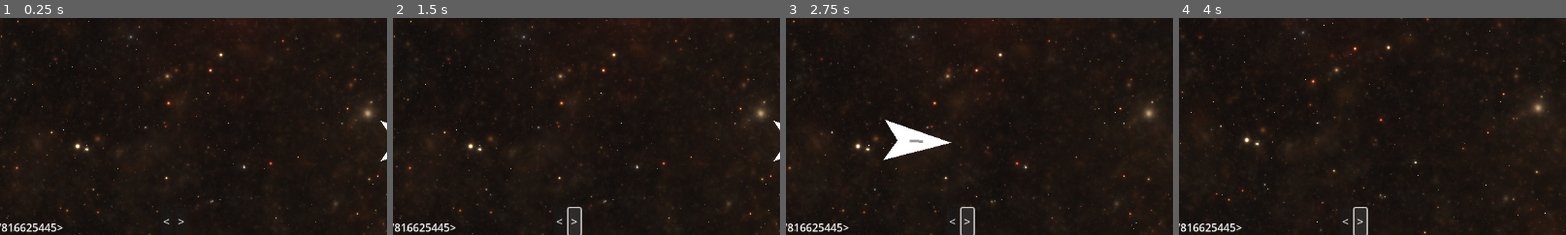
Above: before the commit, frames 1-4 (left to right).
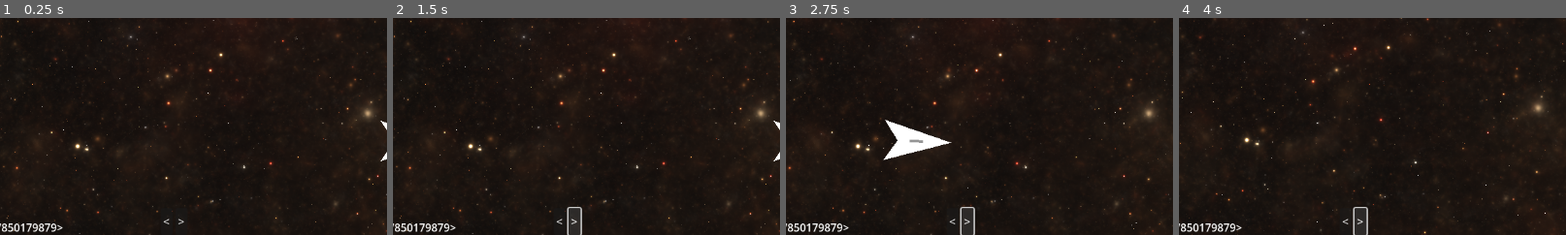
Above: after the commit, the same moments.

Repository: FKD13/Void-Protocol
Game: Godot game, scene res://root.tscn
Two runs of this game, one before a commit and one after it. Both use one fixed random seed, a clock stepped at 60 frames per second and the inputs below.
Inputs:
- Up to frame 1 (0.25 s): no input
- Up to frame 2 (1.5 s): click "<" at 0.5 s; click ">" at 1.25 s
- Up to frame 3 (2.75 s): tap Enter at 2 s; hold Right (ui_right) from 2.03 s (still down); hold K from 2.03 s (still down); tap Space at 2.27 s
- Up to frame 4 (4 s): release Right (ui_right) at 2.78 s; release K at 2.78 s; hold Down (ui_down) 2.78-3.53 s; tap J at 2.85 s; tap Space at 3.02 s; hold Right (ui_right) from 3.53 s (still down); hold L from 3.53 s (still down)
The pictures show only the part of the screen within x 28-77%, y 50-100%; the shares and areas given below are measured in that part.

The runs differ from the first frame. In frame 1, 0.3% of the frame differs, in the area x 2-15%, y 94-99%; in frame 2, 0.3%; in frame 3, 0.3%; in frame 4, 0.3%.

Commit message:
fix ship cam and implement both camera switch buttons

Diff:
--- a/hud.gd
+++ b/hud.gd
@@ -12,12 +12,12 @@
 	var cam = get_viewport().get_camera_2d()
 	$Label.text = "Viewing camera of " + str(cam.get_parent())
 
-
-func _on_prevship_pressed() -> void:
+func switch_ship(forward: bool):
 	var curr_ship = 0
 	var active_ship = get_viewport().get_camera_2d().get_parent()
 	var ships = shipcontainer.get_children()
-	ships.reverse()
+	if not forward:
+		ships.reverse()
 	for ship in ships:
 		if ship == active_ship:
 			get_viewport().get_camera_2d().enabled = false
@@ -25,5 +25,8 @@
 			new_selection.get_node("Camera2D").enabled = true
 		curr_ship += 1
 
+func _on_prevship_pressed() -> void:
+	switch_ship(false)
+
 func _on_nextship_pressed() -> void:
-	pass # Replace with function body.
+	switch_ship(true)
--- a/ship.tscn
+++ b/ship.tscn
@@ -38,3 +38,6 @@
 scale_amount_min = 4.0
 scale_amount_max = 15.0
 color_ramp = SubResource("Gradient_w3y7l")
+
+[node name="Camera2D" type="Camera2D" parent="." groups=["camera"]]
+enabled = false
--- a/socket_server.gd
+++ b/socket_server.gd
@@ -66,10 +66,7 @@
 	#freecam.enabled = false
 	for cam in get_tree().get_nodes_in_group("camera"):
 		cam.enabled = false
-	var cam = Camera2D.new()
-	cam.add_to_group("camera")
-	cam.enabled = true
-	new_ship.add_child(cam)
+	new_ship.get_node("Camera2D").enabled = true
 
 	$ShipContainer.add_child(new_ship)
 
Not shown, changed: python/socket_proxy.py
